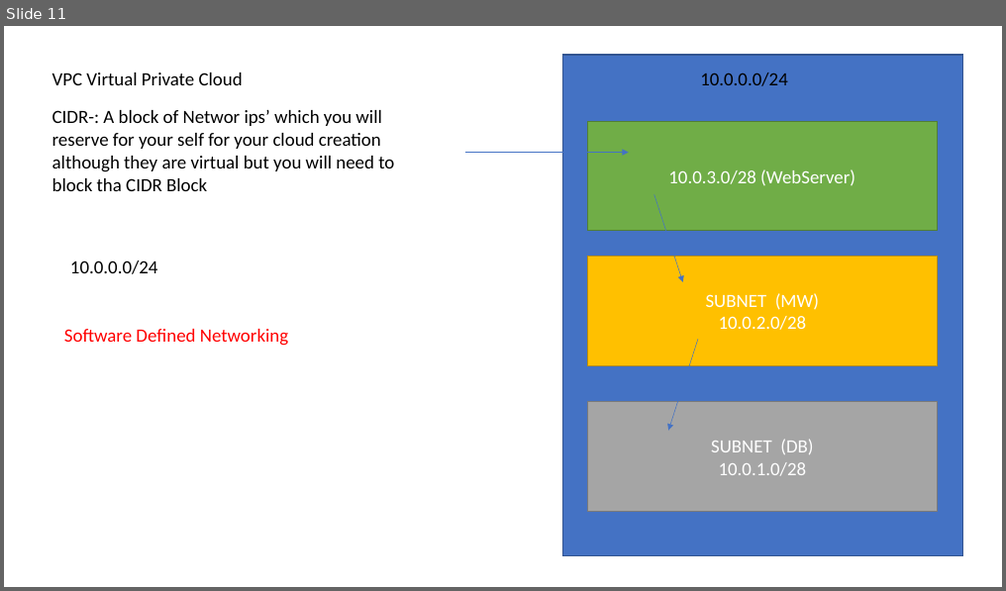
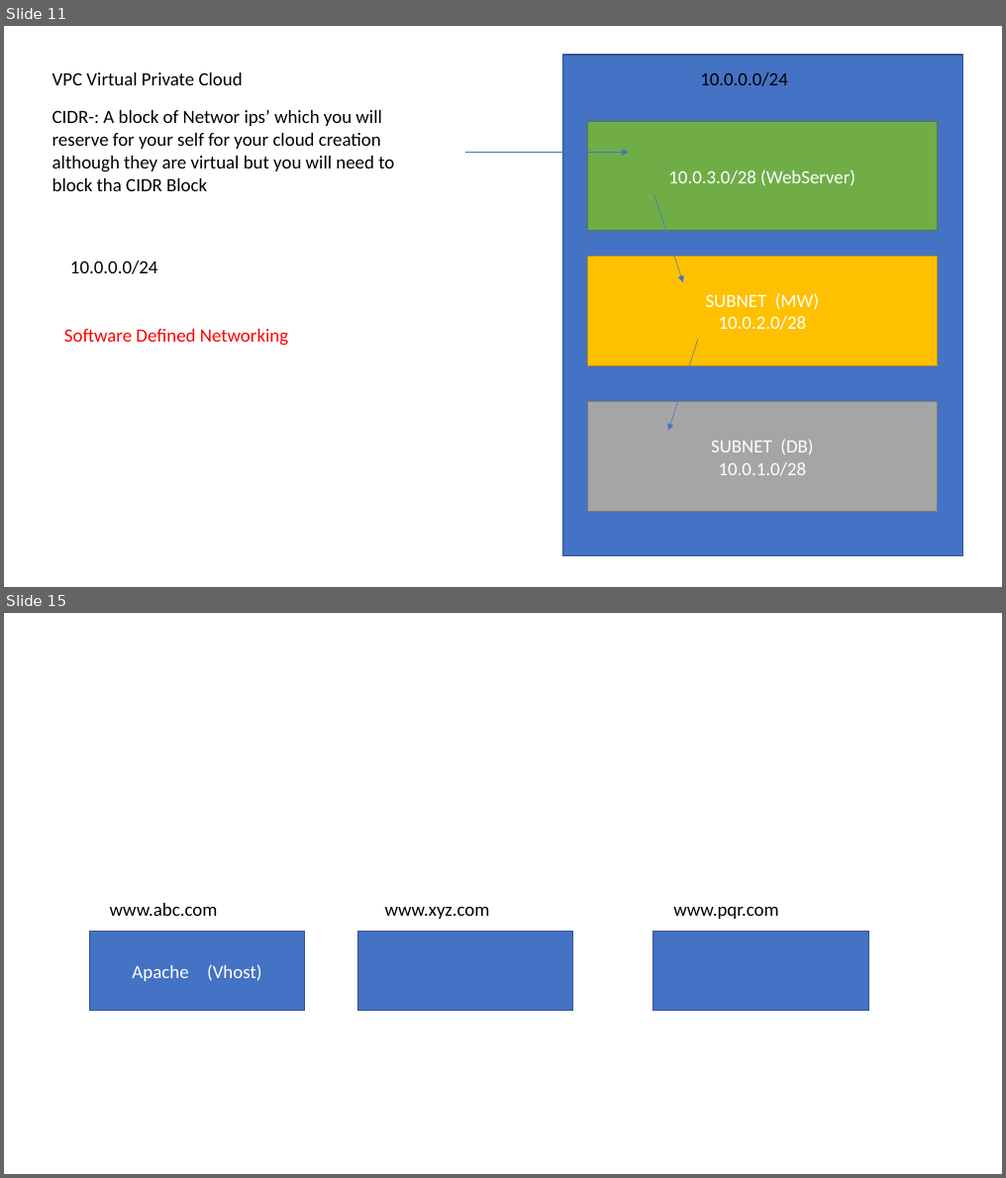
Before and after one commit to nileshdevdas/smcloudbasics, a slide deck: Day-1_BasicCloud.pptx. Shown one above the other, each under a label of ours: slide 11 before the commit, slides 11 and 15 after it; the slides between them are not shown. The pictures are 1006x591 and 1006x1178 pixels, drawn with LibreOffice and Linux fonts; fonts in the diff are those of the drawing. Boxes give left, top, right and bottom in pixels: in the first picture for what was removed or moved away, otherwise in the second. Text is boxed around its words. In the diff, an @@ line names an element or a change of style, - is before the commit and + after.

```diff
--- a/Day-1_BasicCloud.pptx
+++ b/Day-1_BasicCloud.pptx
@@ slide 15 added at <box>4,613,1002,1174</box>, background #FFFFFF @@
@@ text added at <box>110,903,218,916</box>, 18 pt, text #000000 @@
+www.abc.com
@@ text added at <box>385,907,490,919</box>, 18 pt, text #000000 @@
+www.xyz.com
@@ text added at <box>673,907,778,919</box>, 18 pt, text #000000 @@
+www.pqr.com
@@ rectangle added at <box>89,931,305,1011</box>, fill #4472C4, outline #325491 1 pt, 18 pt, text #FFFFFF @@
+Apache (Vhost)
@@ rectangle added at <box>358,931,573,1011</box>, fill #4472C4, outline #325491 1 pt @@
@@ rectangle added at <box>653,931,869,1011</box>, fill #4472C4, outline #325491 1 pt @@
```
Also in this commit, not shown: 5 other slides added.
